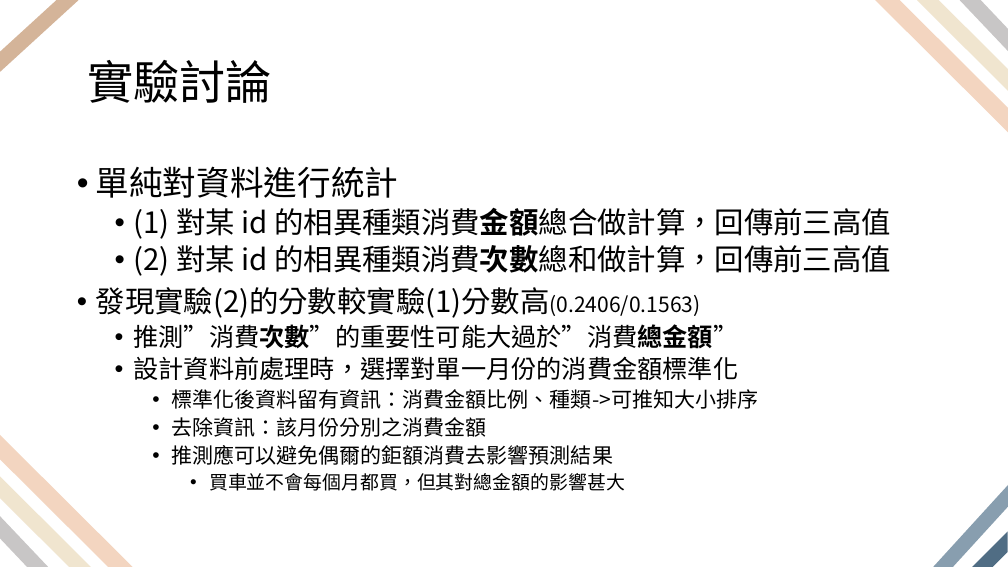
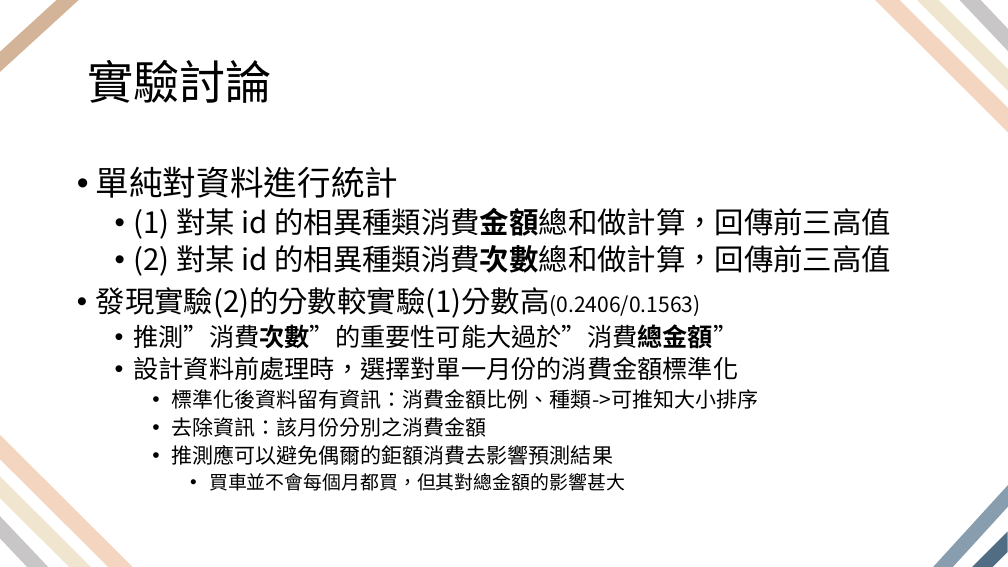
Before and after one commit to yuanchiachang/ml-final-project, a slide deck: slide 4 of slide.pptx. Drawn at 1008x567 pixels with LibreOffice and Linux fonts; fonts in the diff are those of the drawing. Boxes give left, top, right and bottom in pixels: in the first picture for what was removed or moved away, otherwise in the second. Text is boxed around its words. In the diff, an @@ line names an element or a change of style, - is before the commit and + after.

```diff
--- a/slide.pptx
+++ b/slide.pptx
@@ text at (x1=134, y1=208, x2=891, y2=239): text changed @@
-  • (1) 對某 id 的相異種類消費金額總合做計算，回傳前三高值
+  • (1) 對某 id 的相異種類消費金額總和做計算，回傳前三高值
```
Also in this commit, not shown: 4 other slides changed, 15 other files.
